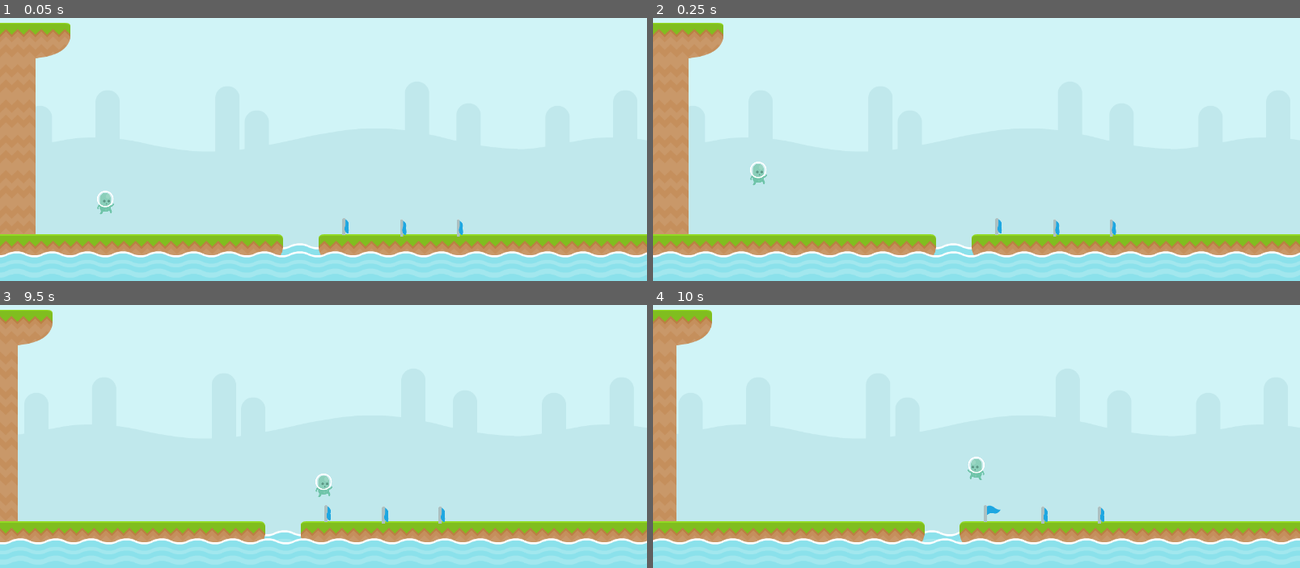
Above: before the commit, frames 1-4 (two rows, left to right).
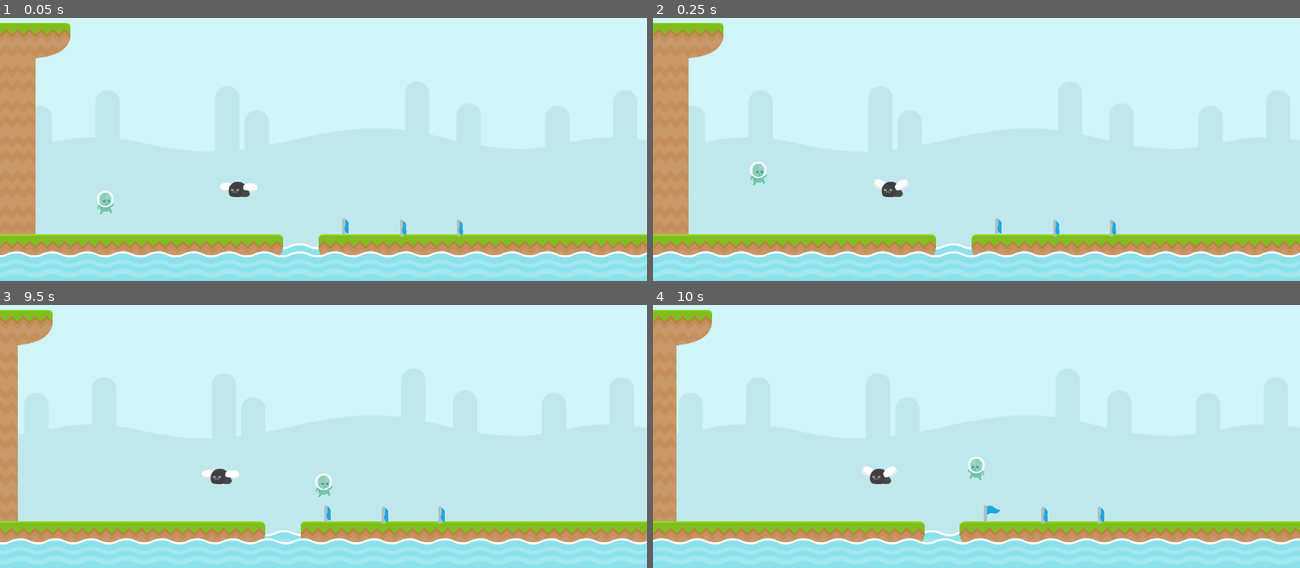
Above: after the commit, the same moments.

Repository: RafaelForbeck/the-way
Game: Godot game, scene res://scenes/phase.tscn
The game is run twice, just before and just after one commit, with the same random seed, the same clock (stepped at 60 frames per second) and the same inputs.
Inputs:
- Up to frame 1 (0.05 s): no input
- Up to frame 2 (0.25 s): no input
- Up to frame 3 (9.5 s): tap Enter (jump) at 0.5, 0.77, 1.52, 3.02, 3.77, 4.52, 6.02, 6.77, 7.52, 9.02 s; hold S (duck) 0.53-1.28 s; hold Right (move_right) 0.53-2.03 s; tap S (duck) every 1.5 s from 1.35 to 8.85 s; hold Left (move_left) 2.03-2.78 s; hold S (duck) 2.03-2.78 s; hold Right (move_right) 2.78-4.28 s; hold S (duck) 3.53-4.28 s; hold Left (move_left) 4.28-5.03 s; hold Right (move_right) 5.03-5.78 s; hold S (duck) 5.03-5.78 s; hold Left (move_left) 5.78-7.28 s; hold S (duck) 6.53-7.28 s; hold Right (move_right) from 7.28 s (still down); hold S (duck) 8.03-8.78 s
- Up to frame 4 (10 s): release Right (move_right) at 9.53 s; hold Left (move_left) from 9.53 s (still down); hold S (duck) from 9.53 s (still down); tap Enter (jump) at 9.77 s

The runs differ from the first frame. In frame 1, 0.2% of the frame differs, in the area x 34-40%, y 62-69%; in frame 2, 0.3%; in frame 3, 0.2%; in frame 4, 0.3%, in the area x 32-38%, y 61-69%.

Commit message:
feat: creates the fly_enemy enemy variation

Diff:
--- /dev/null
+++ b/entities/flying_enemy.tscn
@@ -0,0 +1,28 @@
+[gd_scene load_steps=6 format=3 uid="uid://bbrlp3m3xi3dg"]
+
+[ext_resource type="PackedScene" uid="uid://dhcixktg8fsa1" path="res://entities/enemy.tscn" id="1_xktji"]
+[ext_resource type="Texture2D" uid="uid://d04odkhrdt8dg" path="res://sprites/fly_1.png" id="2_3syeh"]
+[ext_resource type="Script" path="res://scripts/fly_enemy.gd" id="2_g6ajv"]
+[ext_resource type="Texture2D" uid="uid://c7cydsm50vvpq" path="res://sprites/fly_2.png" id="3_w6n5s"]
+
+[sub_resource type="SpriteFrames" id="SpriteFrames_o84ii"]
+animations = [{
+"frames": [{
+"duration": 1.0,
+"texture": ExtResource("2_3syeh")
+}, {
+"duration": 1.0,
+"texture": ExtResource("3_w6n5s")
+}],
+"loop": true,
+"name": &"default",
+"speed": 25.0
+}]
+
+[node name="Enemy" instance=ExtResource("1_xktji")]
+script = ExtResource("2_g6ajv")
+
+[node name="AnimatedSprite2D" type="AnimatedSprite2D" parent="." index="2"]
+sprite_frames = SubResource("SpriteFrames_o84ii")
+autoplay = "default"
+frame_progress = 0.432367
--- a/scenes/phase.tscn
+++ b/scenes/phase.tscn
@@ -1,8 +1,9 @@
-[gd_scene load_steps=15 format=4 uid="uid://b7jrexi7jbhxl"]
+[gd_scene load_steps=16 format=4 uid="uid://b7jrexi7jbhxl"]
 
 [ext_resource type="Texture2D" uid="uid://vb38jcwb76ch" path="res://sprites/bg_grasslands.png" id="1_44mud"]
 [ext_resource type="Texture2D" uid="uid://ivms13rjeykx" path="res://sprites/tiles_spritesheet.png" id="2_6n70k"]
 [ext_resource type="PackedScene" uid="uid://5rgmrnka8y3c" path="res://entities/player.tscn" id="3_nqrv7"]
+[ext_resource type="PackedScene" uid="uid://bbrlp3m3xi3dg" path="res://entities/flying_enemy.tscn" id="6_r0f0e"]
 [ext_resource type="PackedScene" uid="uid://nb2pk5clhgbv" path="res://entities/checkpoint.tscn" id="6_r62uk"]
 [ext_resource type="PackedScene" uid="uid://dhcixktg8fsa1" path="res://entities/enemy.tscn" id="7_3eilj"]
 
@@ -335,3 +336,6 @@
 
 [node name="Enemy" parent="." instance=ExtResource("7_3eilj")]
 position = Vector2(372, 397)
+
+[node name="Enemy2" parent="." instance=ExtResource("6_r0f0e")]
+position = Vector2(472, 328)
--- a/scripts/enemy.gd
+++ b/scripts/enemy.gd
@@ -1,4 +1,7 @@
-extends CharacterBody2D
+class_name Enemy extends CharacterBody2D
+
+func _ready() -> void:
+	print("enemy")
 
 func take_damage():
 	print("enemy died")
--- /dev/null
+++ b/scripts/fly_enemy.gd
@@ -0,0 +1,5 @@
+class_name FlyEnemy extends Enemy
+
+func _ready() -> void:
+	super._ready()
+	print("fly enemy")
Binary file added: sprites/fly_1.png
Not shown, added: sprites/fly_1.png.import
Binary file added: sprites/fly_2.png
Not shown, added: sprites/fly_2.png.import
